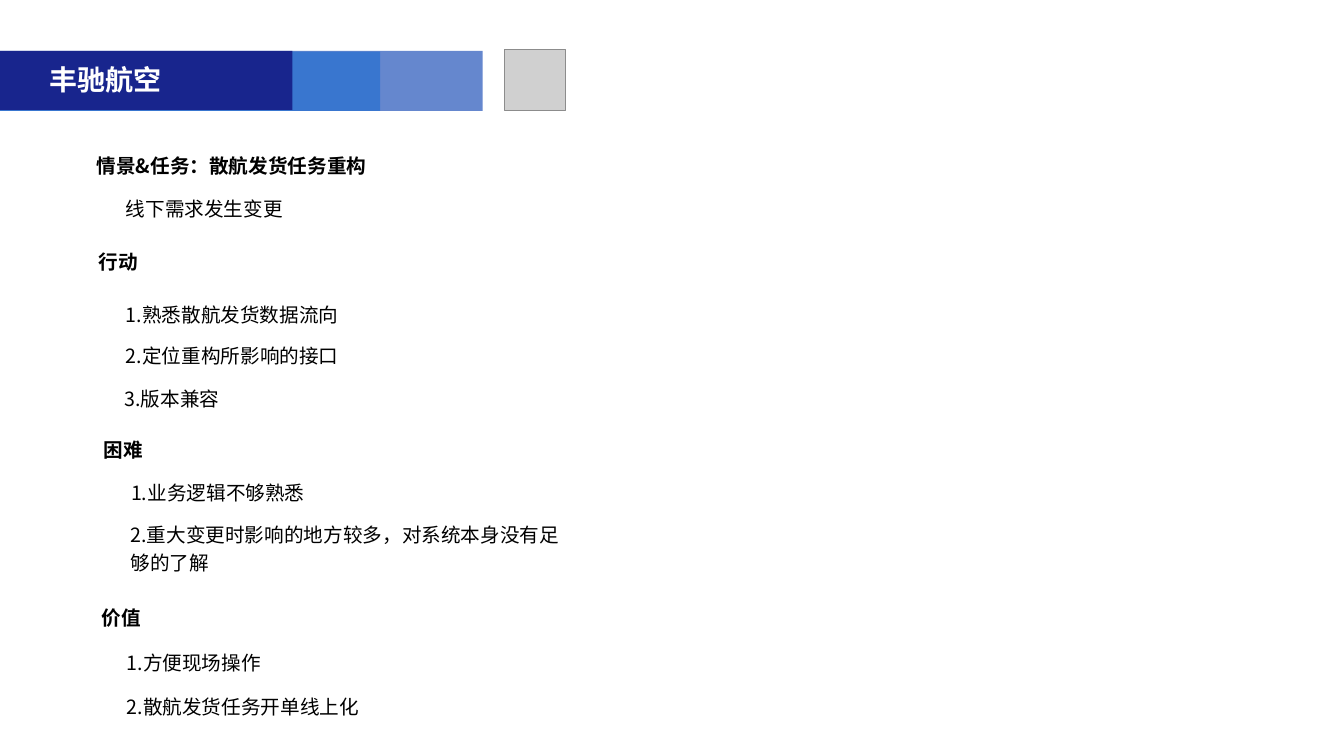
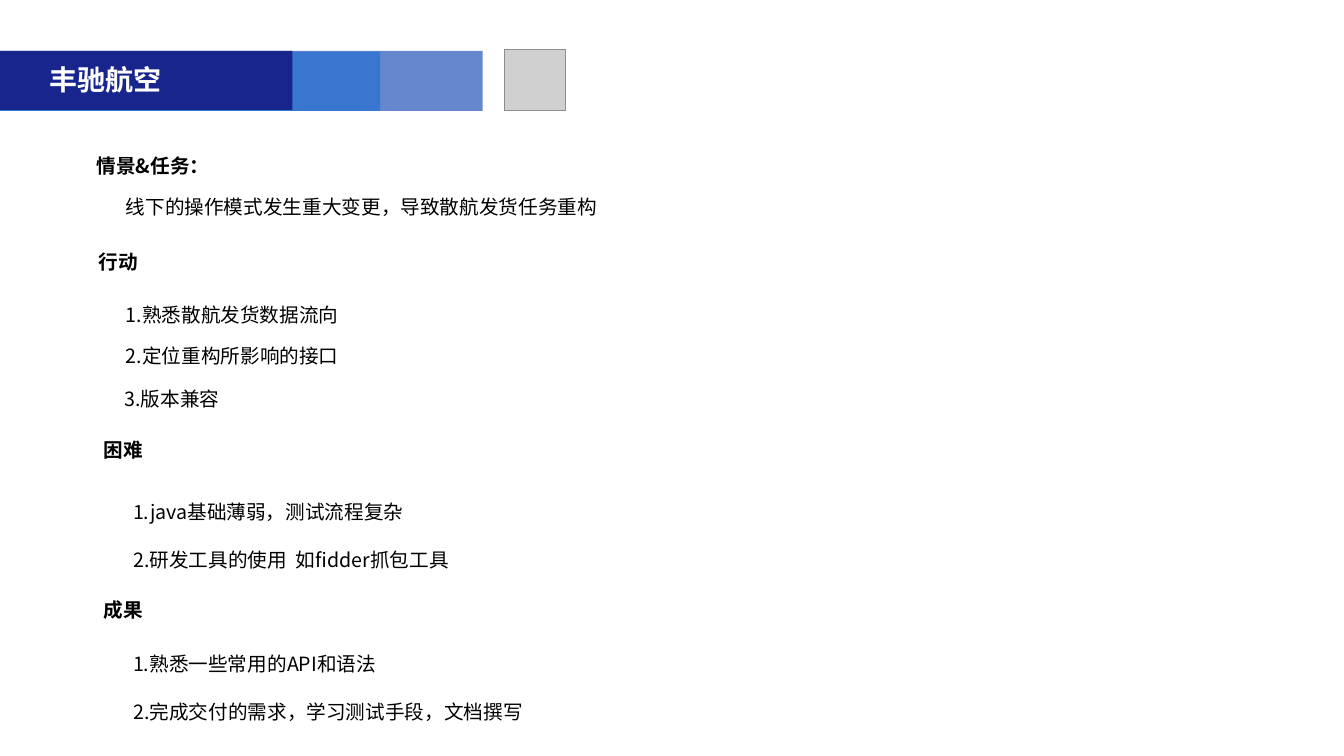
Before and after one commit to liuqiansb/zz, a slide deck: slide 12 of 01385150刘乾.pptx (slide 11 before the commit). Drawn at 1344x756 pixels with LibreOffice and Linux fonts; fonts in the diff are those of the drawing; grey boxes stand for pictures. Boxes give left, top, right and bottom in pixels: in the first picture for what was removed or moved away, otherwise in the second. Text is boxed around its words. In the diff, an @@ line names an element or a change of style, - is before the commit and + after.

```diff
--- a/01385150刘乾.pptx
+++ b/01385150刘乾.pptx
@@ text at box(97, 156, 210, 175): text changed @@
-情景&任务：散航发货任务重构
+情景&任务：
@@ text at box(126, 197, 597, 216): text changed @@
-线下需求发生变更
+线下的操作模式发生重大变更，导致散航发货任务重构
@@ text removed at box(131, 483, 304, 502) @@
-1.业务逻辑不够熟悉
@@ text added at box(133, 502, 403, 524), 14 pt, text #000000 @@
+1.java基础薄弱，测试流程复杂
@@ text removed at box(130, 525, 559, 572) @@
-2.重大变更时影响的地方较多，对系统本身没有足够的了解
@@ text added at box(133, 550, 449, 569), 14 pt, text #000000 @@
+2.研发工具的使用 如fidder抓包工具
@@ text removed at box(102, 608, 141, 627) @@
-价值
@@ text added at box(104, 600, 143, 619), 14 pt, text #000000, bold @@
+成果
@@ text removed at box(127, 653, 261, 672) @@
-1.方便现场操作
@@ text added at box(133, 654, 376, 673), 14 pt, text #000000 @@
+1.熟悉一些常用的API和语法
@@ text removed at box(127, 697, 359, 716) @@
-2.散航发货任务开单线上化
@@ text added at box(133, 702, 522, 721), 14 pt, text #000000 @@
+2.完成交付的需求，学习测试手段，文档撰写
```
Also in this commit, not shown: 5 other slides changed.
